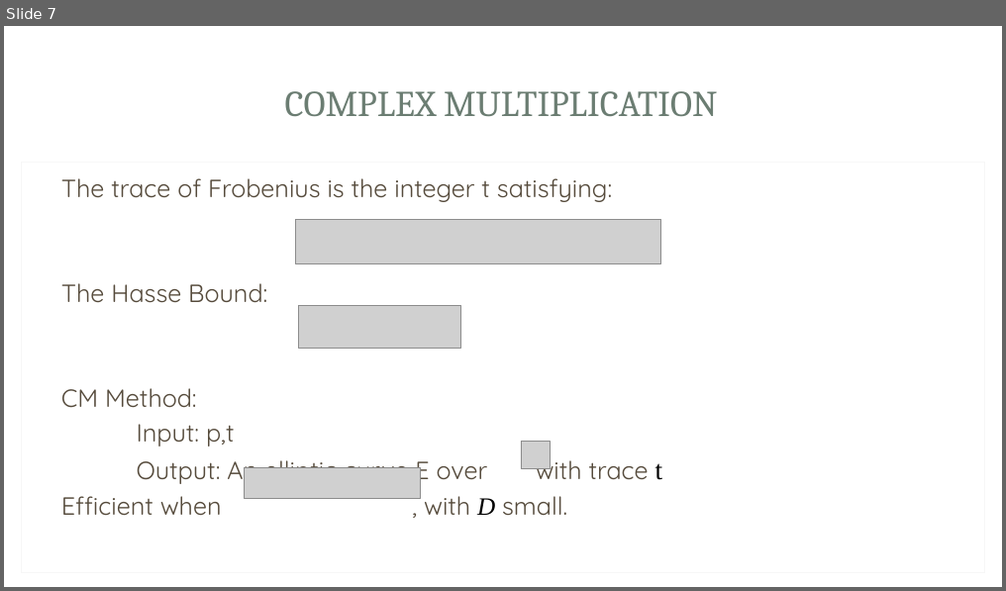
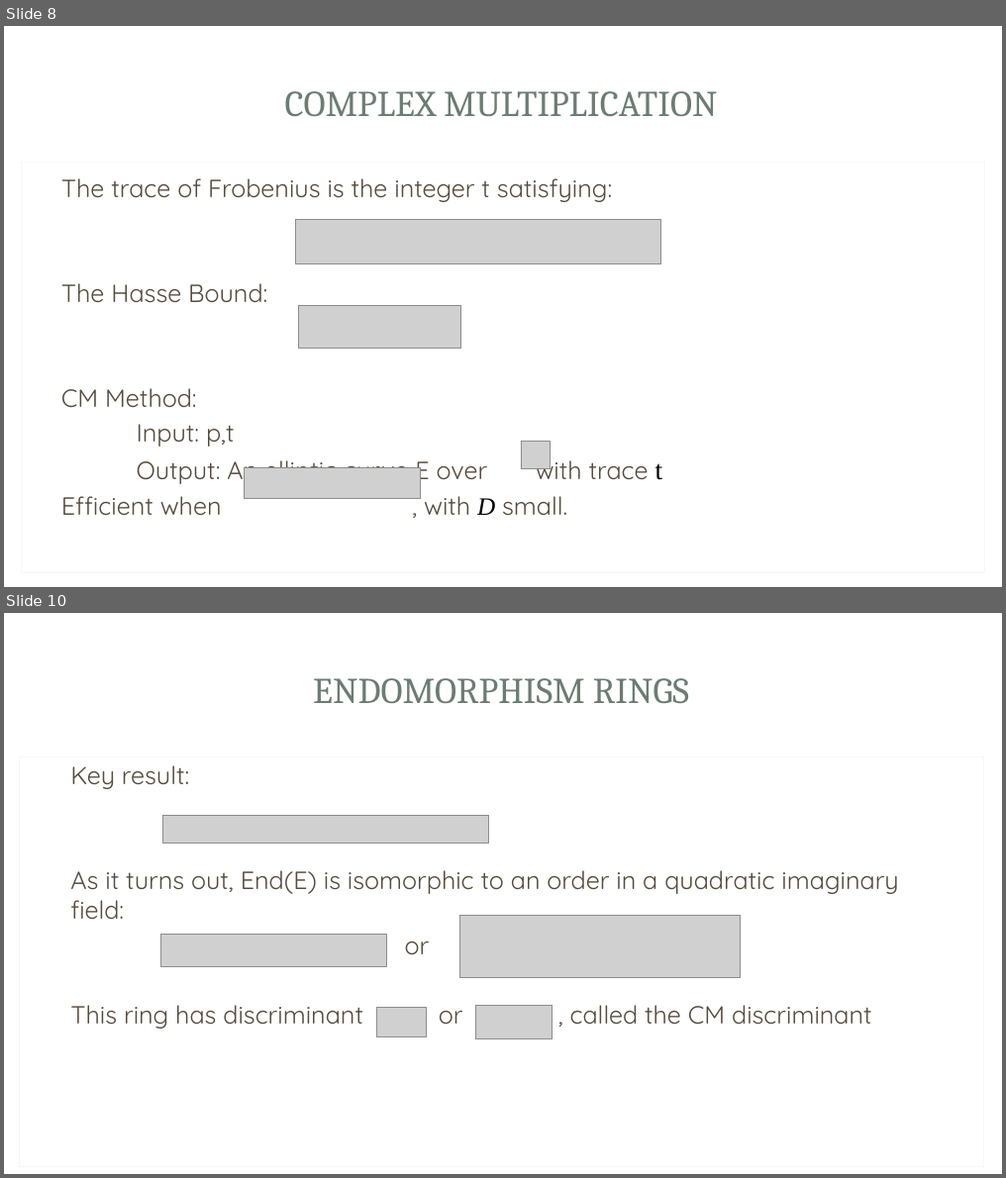
Before and after one commit to Srizzle/CS276-Project-Writeup, a slide deck: Presentation.ppt.pptx. Shown one above the other, each under a label of ours: slide 7 before the commit, slides 8 and 10 after it; the slides between them are not shown. The pictures are 1006x591 and 1006x1178 pixels, drawn with LibreOffice and Linux fonts; fonts in the diff are those of the drawing; grey boxes stand for pictures; background and template pictures are left out. Boxes give left, top, right and bottom in pixels: in the first picture for what was removed or moved away, otherwise in the second. Text is boxed around its words. In the diff, an @@ line names an element or a change of style, - is before the commit and + after.

```diff
--- a/Presentation.ppt.pptx
+++ b/Presentation.ppt.pptx
@@ slide 10 added at (4,613,1002,1174), background picture (left out); not listed: 3 template elements that a slide beside it also shows @@
@@ title added at (313,678,689,703), 35 pt, text #6B7D72 @@
+ENDOMORPHISM RINGS
@@ rectangle added at (19,757,983,1167), fill #FFFFFF, outline #F7F7F7 0.75 pt @@
@@ text added at (70,765,898,1029), 24 pt, text #564B3C @@
+Key result:
+As it turns out, End(E) is isomorphic to an order in a quadratic imaginary field:
+or
+This ring has discriminant or , called the CM discriminant
@@ picture added at (162,816,488,844) @@
@@ picture added at (160,934,386,967) @@
@@ picture added at (460,916,741,977) @@
@@ picture added at (377,1008,427,1038) @@
@@ picture added at (475,1005,552,1039) @@
@@ what was slide 7 is now slide 8 @@
```
Also in this commit, not shown: 6 slides changed, 5 other slides added, 5 slides removed, 4 other files.
